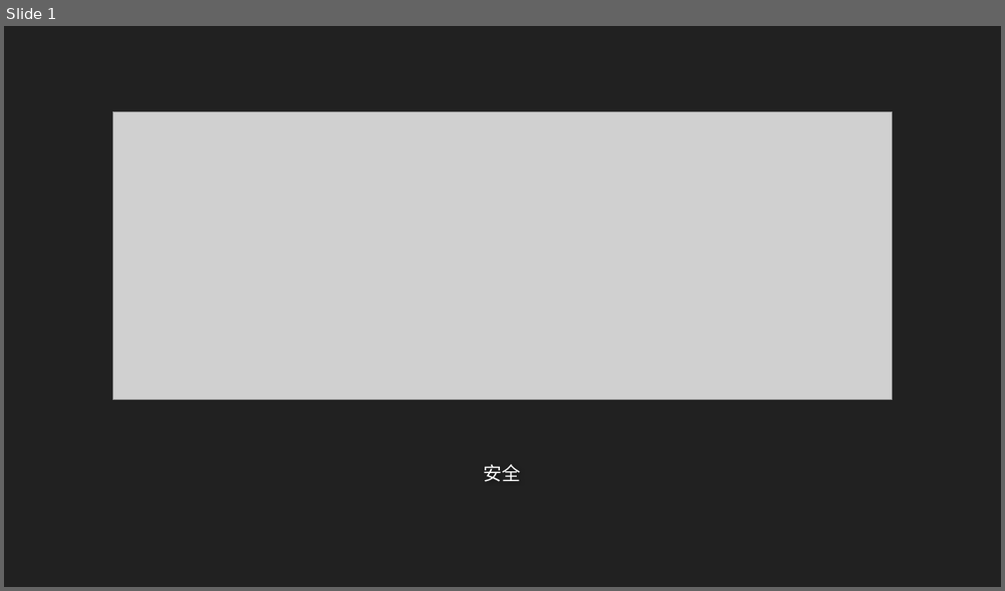
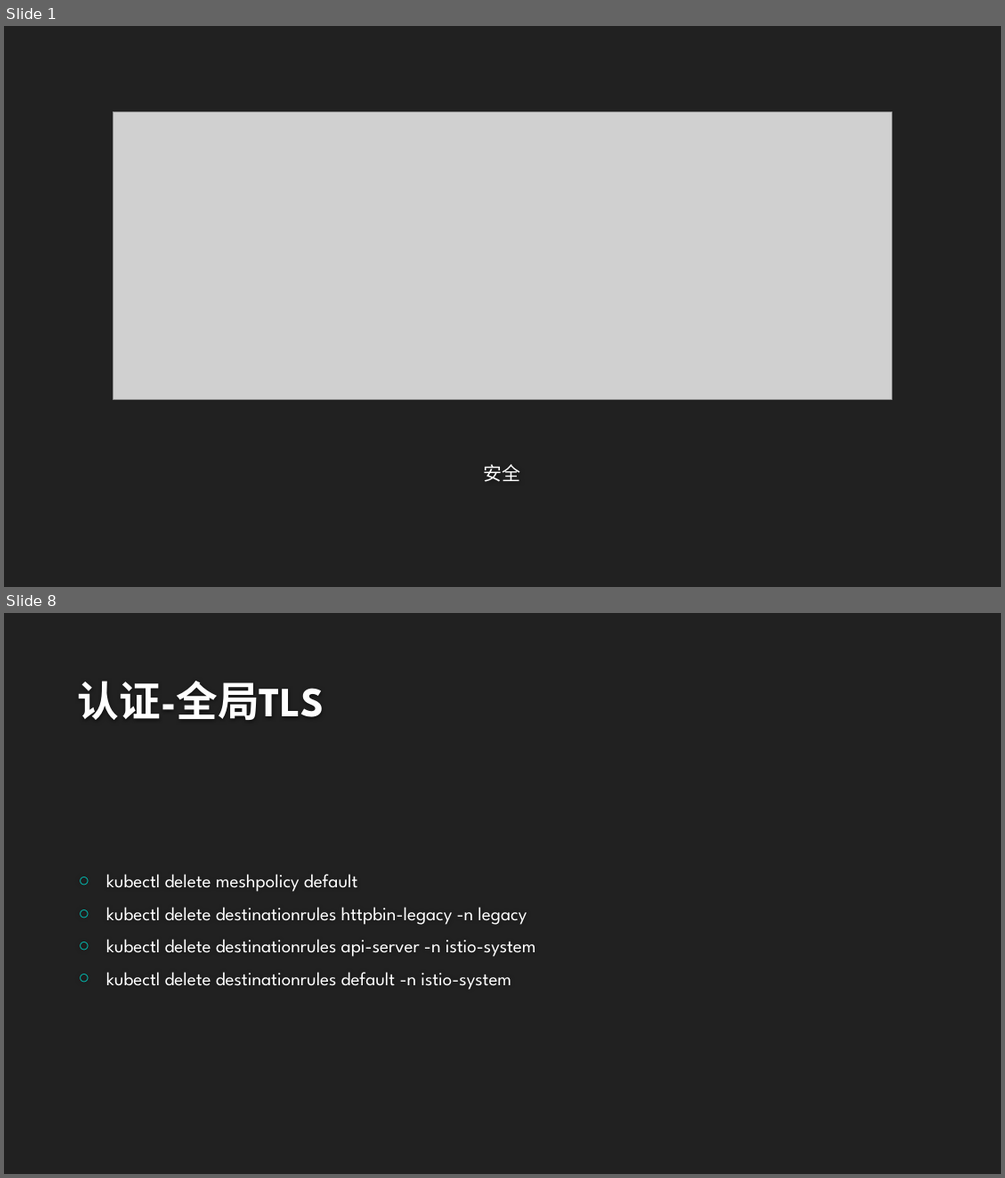
Before and after one commit to airuitian/CloudNative, a slide deck: servicemesh/mesh005.pptx. Shown one above the other, each under a label of ours: slide 1 before the commit, slides 1 and 8 after it; the slides between them are not shown. The pictures are 1005x591 and 1005x1178 pixels, drawn with LibreOffice and Linux fonts; fonts in the diff are those of the drawing; grey boxes stand for pictures; background and template pictures are left out. Boxes give left, top, right and bottom in pixels: in the first picture for what was removed or moved away, otherwise in the second. Text is boxed around its words. In the diff, an @@ line names an element or a change of style, - is before the commit and + after.

```diff
--- a/servicemesh/mesh005.pptx
+++ b/servicemesh/mesh005.pptx
@@ slide 8 added at (4,613,1001,1174), background #212121 @@
@@ title added at (78,681,324,720), 40 pt, text #FEFEFE, bold @@
+认证-全局TLS
@@ text added at (106,874,536,989), 18 pt, text #FFFFFF @@
+○ kubectl delete meshpolicy default
+○ kubectl delete destinationrules httpbin-legacy -n legacy
+○ kubectl delete destinationrules api-server -n istio-system
+○ kubectl delete destinationrules default -n istio-system
```
Also in this commit, not shown: 23 other slides added, 24 other files.
